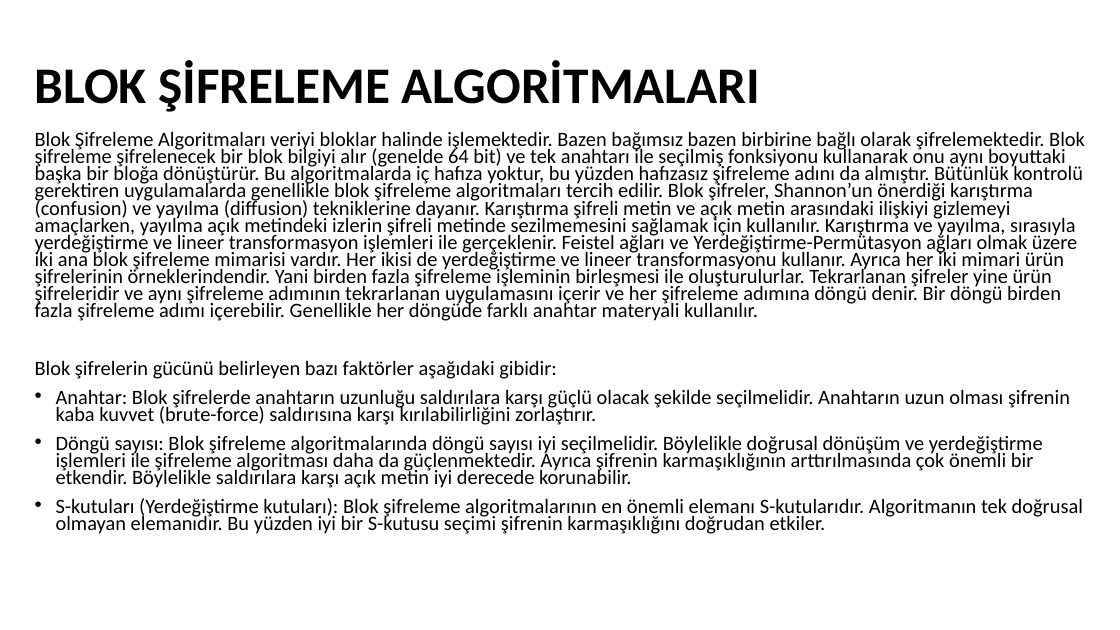
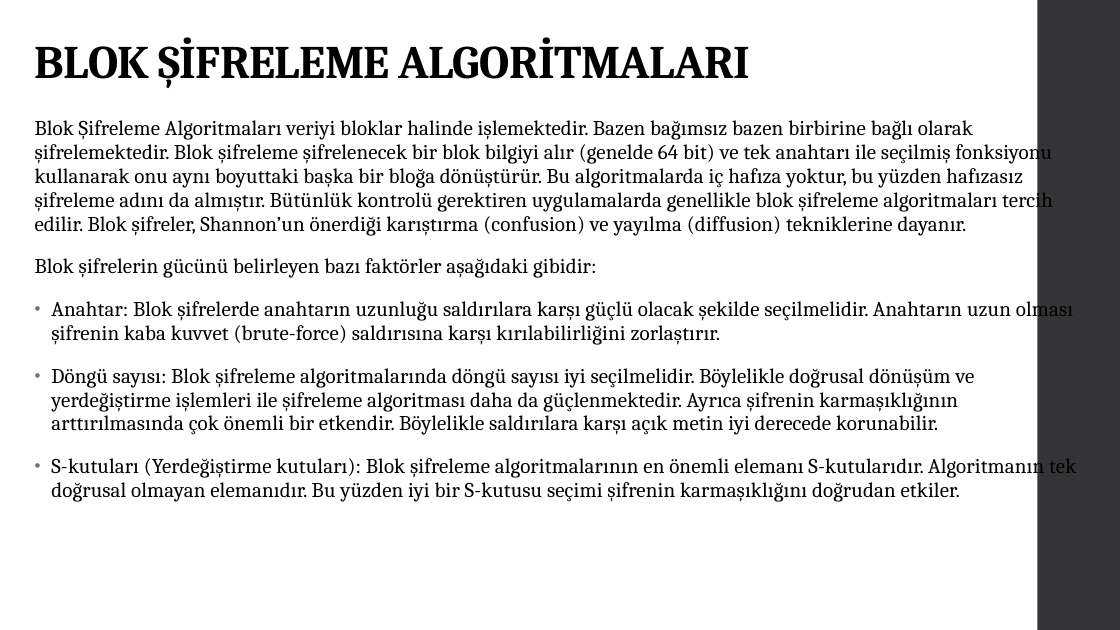
Before and after one commit to Asroyx/assay, a slide deck: slide 8 of sifreleme algoritma.pptx (slide 7 before the commit). Drawn at 1120x630 pixels with LibreOffice and Linux fonts; fonts in the diff are those of the drawing. Boxes give left, top, right and bottom in pixels: in the first picture for what was removed or moved away, otherwise in the second. Text is boxed around its words. In the diff, an @@ line names an element or a change of style, - is before the commit and + after.

```diff
--- a/sifreleme algoritma.pptx
+++ b/sifreleme algoritma.pptx
@@ title "BLOK ŞİFRELEME ALGORİTMALARI": place and size @@
-title "BLOK ŞİFRELEME ALGORİTMALARI" at [35, 60, 760, 112]
+title "BLOK ŞİFRELEME ALGORİTMALARI" at [35, 37, 750, 88]
@@ title "BLOK ŞİFRELEME ALGORİTMALARI" at [35, 37, 750, 88]: size 44 to 40 pt, font Calibri to Cambria, letter spacing 0 to -0.5 pt; vertical alignment middle to bottom @@
@@ rectangle added at [1038, 0, 1120, 630], fill #353537 @@
@@ text "Blok Şifreleme Algoritmaları veriyi bloklar ...": place and size @@
-text "Blok Şifreleme Algoritmaları veriyi bloklar ..." at [35, 131, 1085, 534]
+text "Blok Şifreleme Algoritmaları veriyi bloklar ..." at [35, 120, 1076, 502]
@@ text at [35, 120, 1053, 236]: text changed; size 17.5 to 18 pt; font Calibri to Cambria @@
-Blok Şifreleme Algoritmaları veriyi bloklar halinde işlemektedir. Bazen bağımsız bazen birbirine bağlı olarak şifrelemektedir. Blok şifreleme şifrelenecek bir blok bilgiyi alır (genelde 64 bit) ve tek anahtarı ile seçilmiş fonksiyonu kullanarak onu aynı boyuttaki başka bir bloğa dönüştürür. Bu algoritmalarda iç hafıza yoktur, bu yüzden hafızasız şifreleme adını da almıştır. Bütünlük kontrolü gerektiren uygulamalarda genellikle blok şifreleme algoritmaları tercih edilir. Blok şifreler, Shannon’un önerdiği karıştırma (confusion) ve yayılma (diffusion) tekniklerine dayanır. Karıştırma şifreli metin ve açık metin arasındaki ilişkiyi gizlemeyi amaçlarken, yayılma açık metindeki izlerin şifreli metinde sezilmemesini sağlamak için kullanılır. Karıştırma ve yayılma, sırasıyla yerdeğiştirme ve lineer transformasyon işlemleri ile gerçeklenir. Feistel ağları ve Yerdeğiştirme-Permütasyon ağları olmak üzere iki ana blok şifreleme mimarisi vardır. Her ikisi de yerdeğiştirme ve lineer transformasyonu kullanır. Ayrıca her iki mimari ürün şifrelerinin örneklerindendir. Yani birden fazla şifreleme işleminin birleşmesi ile oluşturulurlar. Tekrarlanan şifreler yine ürün şifreleridir ve aynı şifreleme adımının tekrarlanan uygulamasını içerir ve her şifreleme adımına döngü denir. Bir döngü birden fazla şifreleme adımı içerebilir. Genellikle her döngüde farklı anahtar materyali kullanılır.
+Blok Şifreleme Algoritmaları veriyi bloklar halinde işlemektedir. Bazen bağımsız bazen birbirine bağlı olarak şifrelemektedir. Blok şifreleme şifrelenecek bir blok bilgiyi alır (genelde 64 bit) ve tek anahtarı ile seçilmiş fonksiyonu kullanarak onu aynı boyuttaki başka bir bloğa dönüştürür. Bu algoritmalarda iç hafıza yoktur, bu yüzden hafızasız şifreleme adını da almıştır. Bütünlük kontrolü gerektiren uygulamalarda genellikle blok şifreleme algoritmaları tercih edilir. Blok şifreler, Shannon’un önerdiği karıştırma (confusion) ve yayılma (diffusion) tekniklerine dayanır.
@@ text at [35, 258, 1076, 502]: size 17.5 to 18 pt, font Calibri to Cambria, letter spacing 0 to 0.1 pt in "Blok şifrelerin gücünü belirleyen bazı faktörler aşağıdaki ...", "Anahtar: Blok şifrelerde anahtarın uzunluğu saldırılara karş ...", "Döngü sayısı: Blok şifreleme algoritmalarında döngü sayısı ...", "S-kutuları (Yerdeğiştirme kutuları): Blok şifreleme algoritm ..."; line spacing 0.7 to 0.95; more space between paragraphs; indent changed @@
```
Also in this commit, not shown: 7 other slides changed, 10 slides added.
